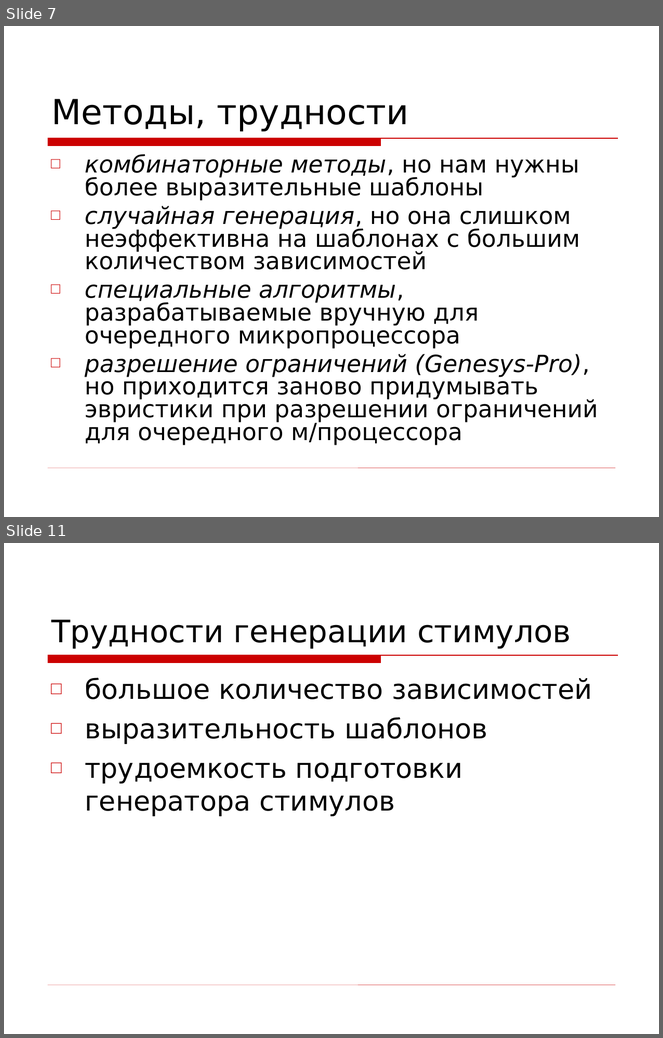
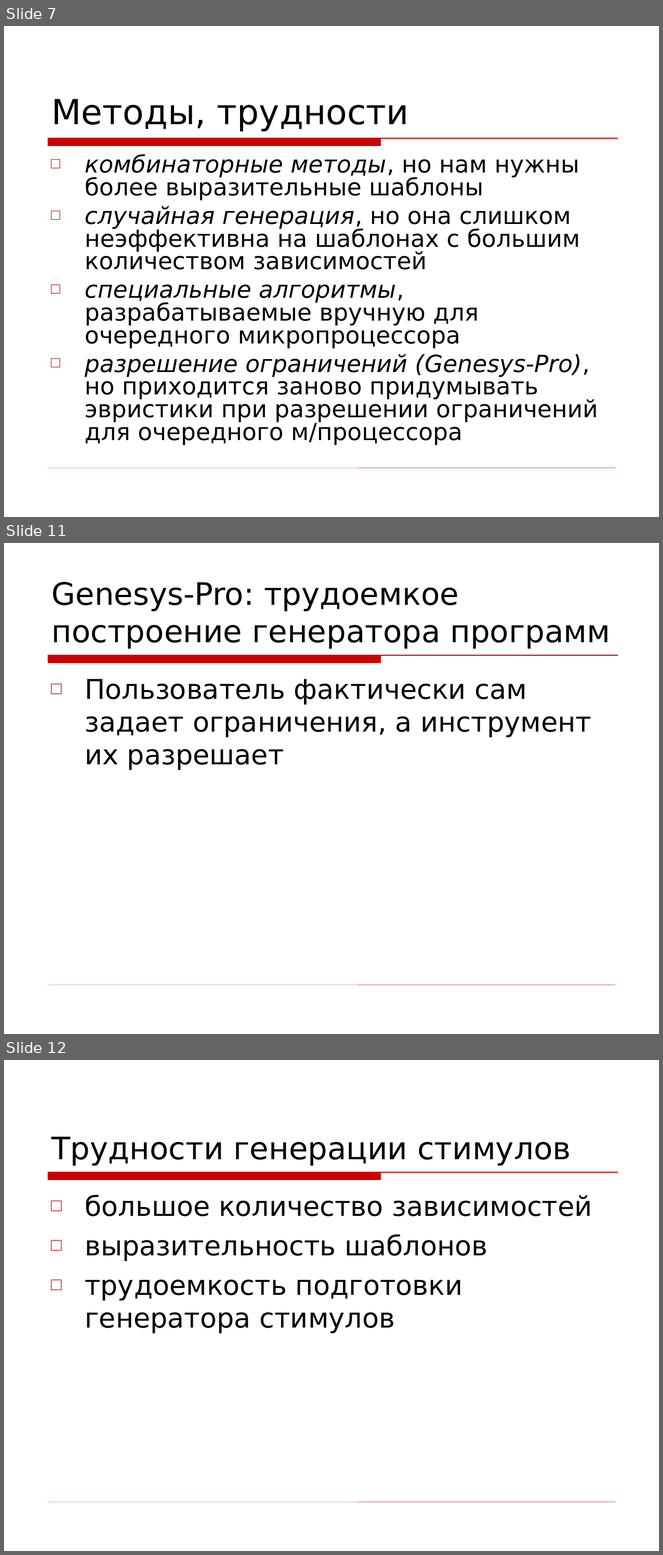
Before and after one commit to kornevgen/tesla-project, a slide deck: papers/THESIS/talks/Oct13 - ISP/isp-slides.ppt. Shown one above the other, each under a label of ours: slides 7 and 11 before the commit, slides 7, 11 and 12 after it; the slides between them are not shown. The pictures are 663x1038 and 663x1555 pixels, drawn with LibreOffice and Linux fonts; fonts in the diff are those of the drawing; background and template pictures are left out. Boxes give left, top, right and bottom in pixels: in the first picture for what was removed or moved away, otherwise in the second. Text is boxed around its words. In the diff, an @@ line names an element or a change of style, - is before the commit and + after.

```diff
--- a/papers/THESIS/talks/Oct13 - ISP/isp-slides.ppt
+++ b/papers/THESIS/talks/Oct13 - ISP/isp-slides.ppt
@@ slide 11 added at box(4, 543, 659, 1034), background picture (left out); not listed: 2 template elements that a slide beside it also shows @@
@@ title added at box(52, 582, 610, 649), 34 pt, text #000000 @@
+Genesys-Pro: трудоемкое построение генератора программ
@@ text added at box(85, 679, 592, 770), 30 pt, text #000000 @@
+□ Пользователь фактически сам задает ограничения, а инструмент их разрешает
@@ what was slide 11 is now slide 12 @@
```
Also in this commit, not shown: 1 slide changed, 25 other slides added, 3 slides removed.
